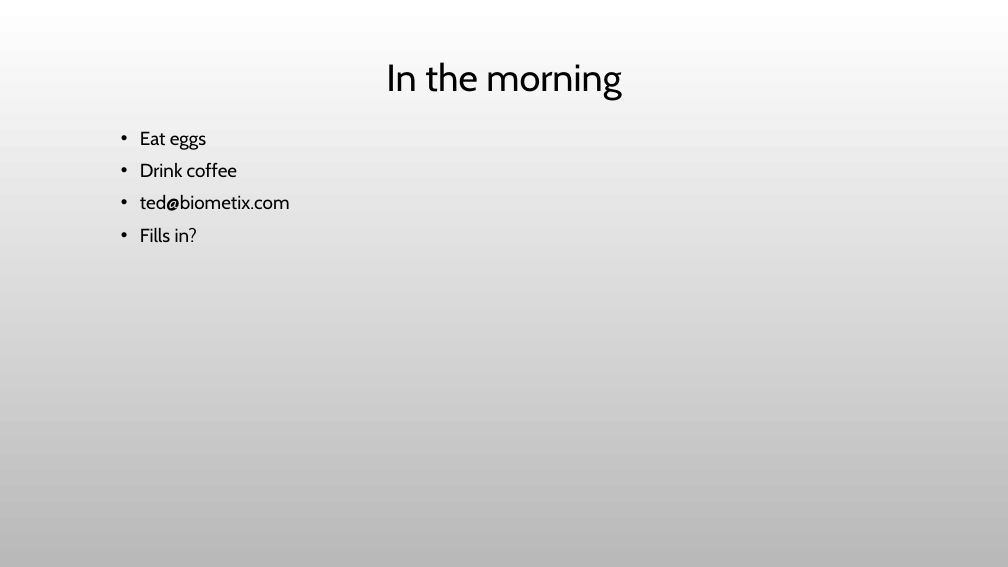
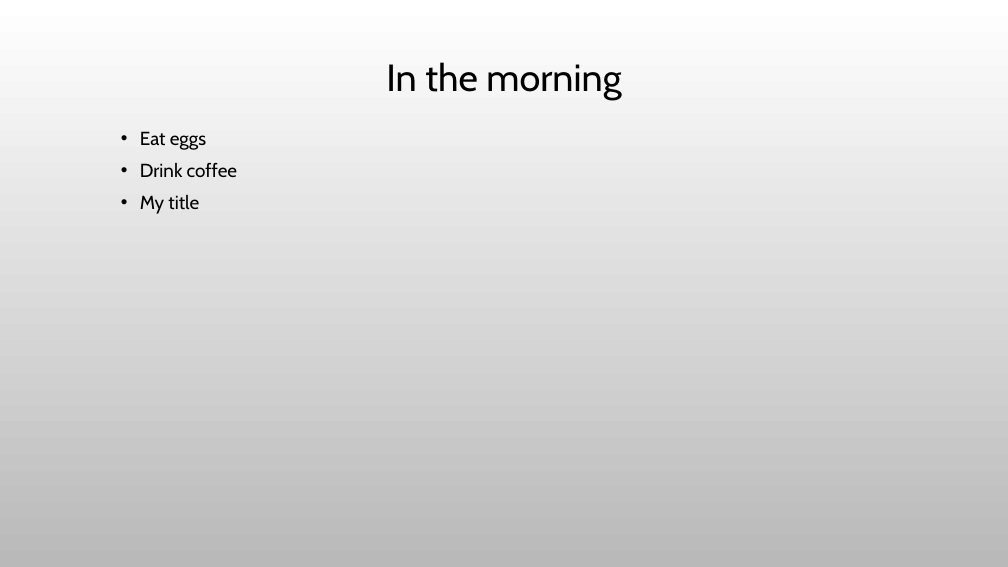
Before and after one commit to ted-dunstone/reports, a slide deck: slide 3 of covid19/presentation.pptx. Drawn at 1008x567 pixels with LibreOffice and Linux fonts; fonts in the diff are those of the drawing; background and template pictures are left out. Boxes give left, top, right and bottom in pixels: in the first picture for what was removed or moved away, otherwise in the second. Text is boxed around its words. In the diff, an @@ line names an element or a change of style, - is before the commit and + after.

```diff
--- a/covid19/presentation.pptx
+++ b/covid19/presentation.pptx
@@ text at [140,195,199,214]: text changed @@
-  • ted@biometix.com
-  • Fills in?
+  • My title
```
Also in this commit, not shown: 2 other slides changed, 20 other files.
